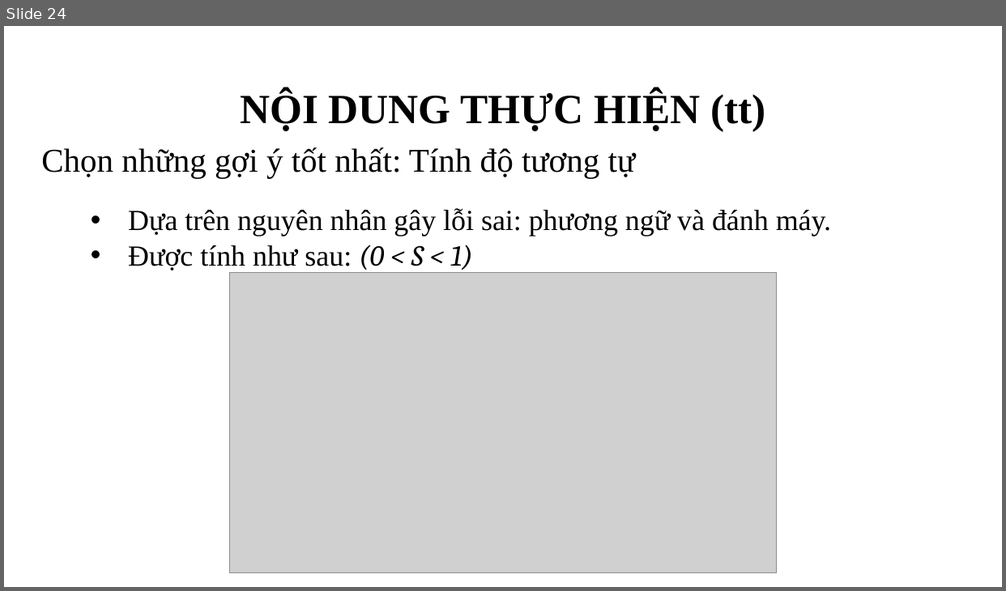
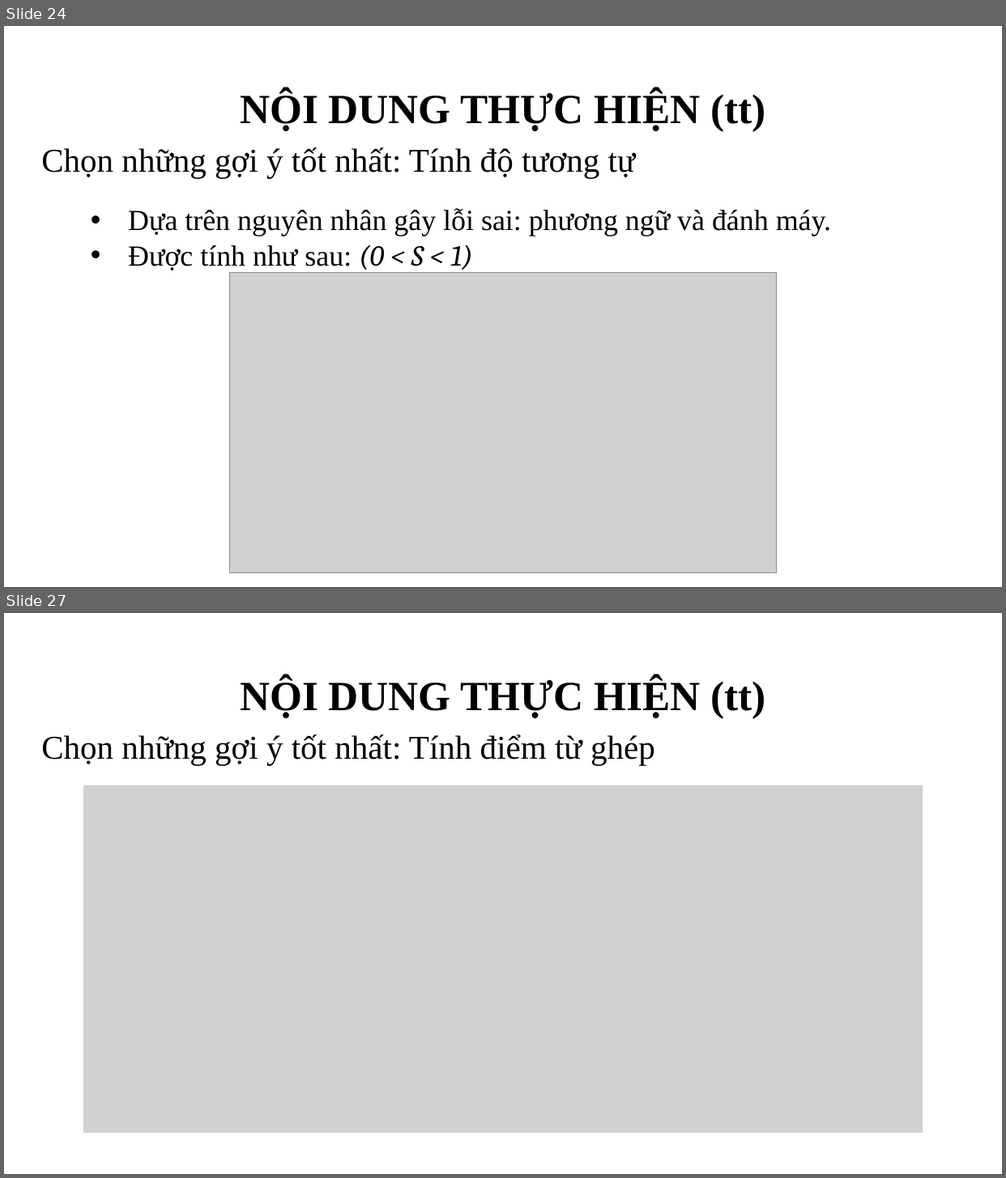
Before and after one commit to thanle95/Thesis_VietnameseCheckingSpelling, a slide deck: present.pptx. Shown one above the other, each under a label of ours: slide 24 before the commit, slides 24 and 27 after it; the slides between them are not shown. The pictures are 1006x591 and 1006x1178 pixels, drawn with LibreOffice and Linux fonts; fonts in the diff are those of the drawing; grey boxes stand for pictures; background and template pictures are left out. Boxes give left, top, right and bottom in pixels: in the first picture for what was removed or moved away, otherwise in the second. Text is boxed around its words. In the diff, an @@ line names an element or a change of style, - is before the commit and + after.

```diff
--- a/present.pptx
+++ b/present.pptx
@@ slide 27 added at (4,613,1002,1174), background picture (left out) @@
@@ title added at (240,678,765,719), 40 pt, text #000000, bold @@
+NỘI DUNG THỰC HIỆN (tt)
@@ text added at (41,735,655,765), 32 pt, text #000000 @@
+Chọn những gợi ý tốt nhất: Tính điểm từ ghép
@@ picture added at (83,786,923,1133) @@
```
Also in this commit, not shown: 10 slides changed, 13 other slides added, 1 slide removed, 2 other files.
